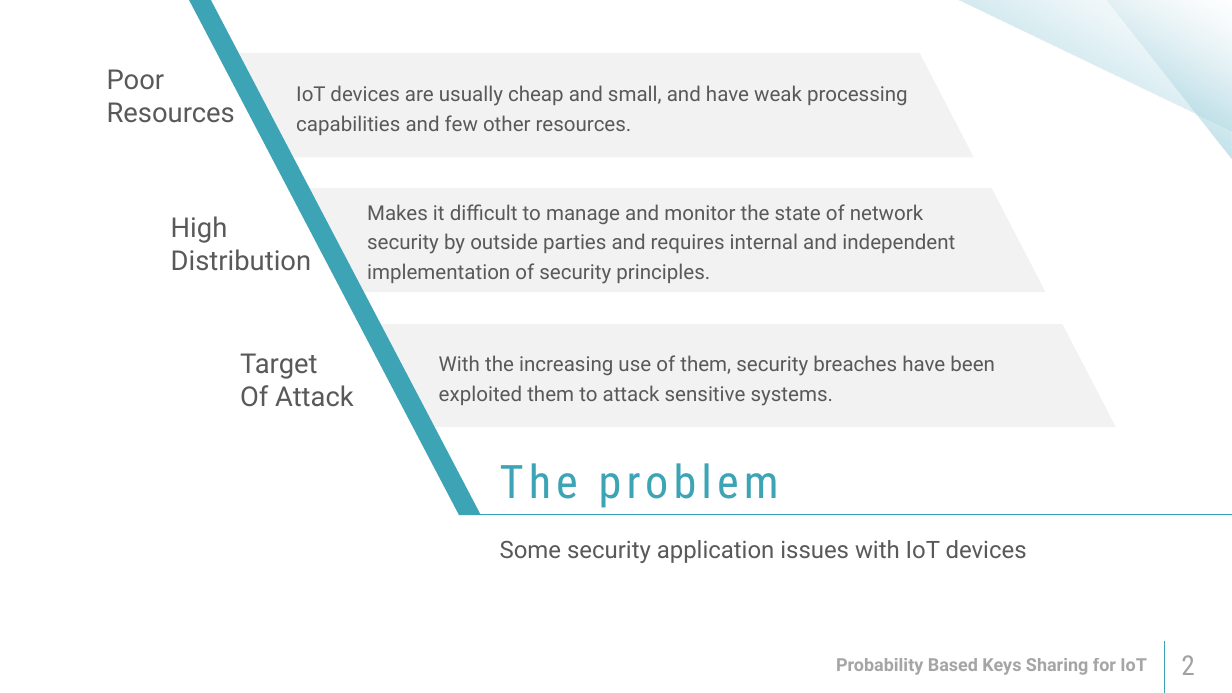
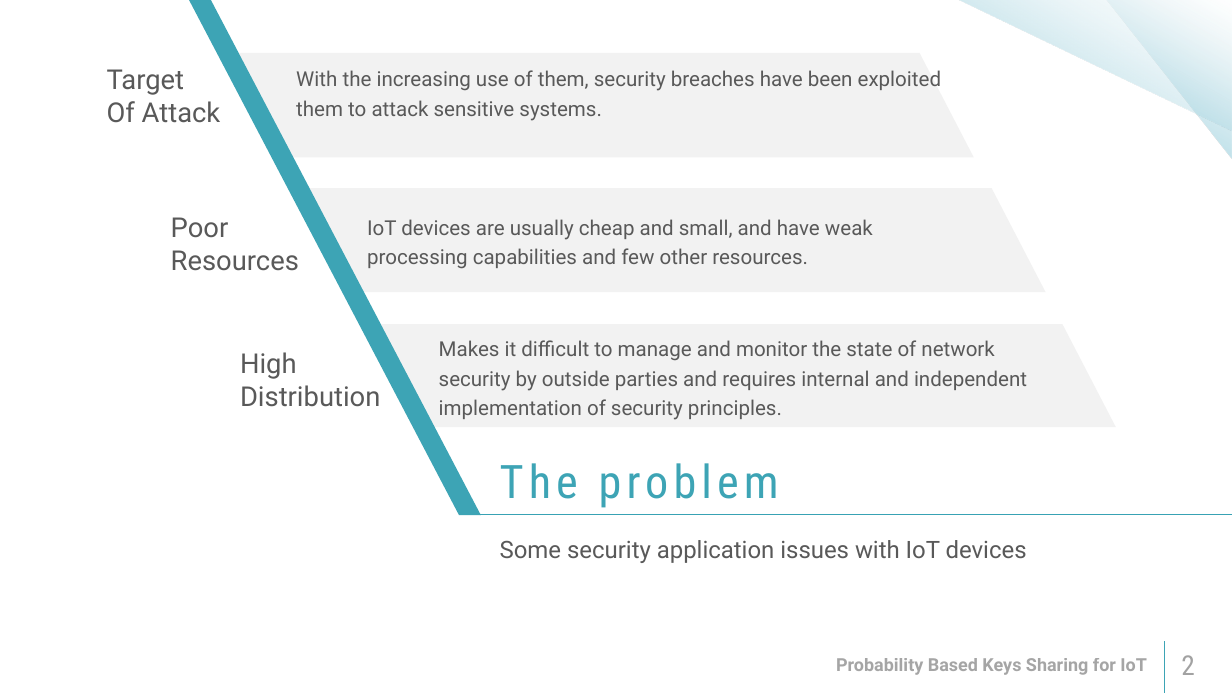
Before and after one commit to reutnagar/distributed-RSA-for-IoT, a slide deck: slide 2 of Docs/Submission/מצגת פרויקט גמר.pptx. Drawn at 1232x693 pixels with LibreOffice and Linux fonts; fonts in the diff are those of the drawing. Boxes give left, top, right and bottom in pixels: in the first picture for what was removed or moved away, otherwise in the second. Text is boxed around its words. In the diff, an @@ line names an element or a change of style, - is before the commit and + after.

Commit message:
fixes for final slides

```diff
--- a/Docs/Submission/מצגת פרויקט גמר.pptx
+++ b/Docs/Submission/מצגת פרויקט גמר.pptx
@@ text "Target": place and size @@
-text "Target" at bbox=[240, 353, 354, 407]
+text "Target" at bbox=[107, 69, 221, 123]
@@ text at bbox=[296, 70, 941, 121]: text changed @@
-IoT devices are usually cheap and small, and have weak processing capabilities and few other resources.
+With the increasing use of them, security breaches have been exploited them to attack sensitive systems.
@@ text "Poor": place and size @@
-text "Poor" at bbox=[107, 69, 235, 123]
+text "Poor" at bbox=[171, 217, 299, 271]
@@ text at bbox=[367, 219, 873, 268]: text changed @@
-Makes it difficult to manage and monitor the state of network security by outside parties and requires internal and independent implementation of security principles.
+IoT devices are usually cheap and small, and have weak processing capabilities and few other resources.
@@ text "High Distribution": place and size @@
-text "High Distribution" at bbox=[171, 216, 311, 271]
+text "High Distribution" at bbox=[240, 352, 380, 407]
@@ text at bbox=[439, 340, 1027, 420]: text changed @@
-With the increasing use of them, security breaches have been exploited them to attack sensitive systems.
+Makes it difficult to manage and monitor the state of network security by outside parties and requires internal and independent implementation of security principles.
```
Also in this commit, not shown: 6 other slides changed.
